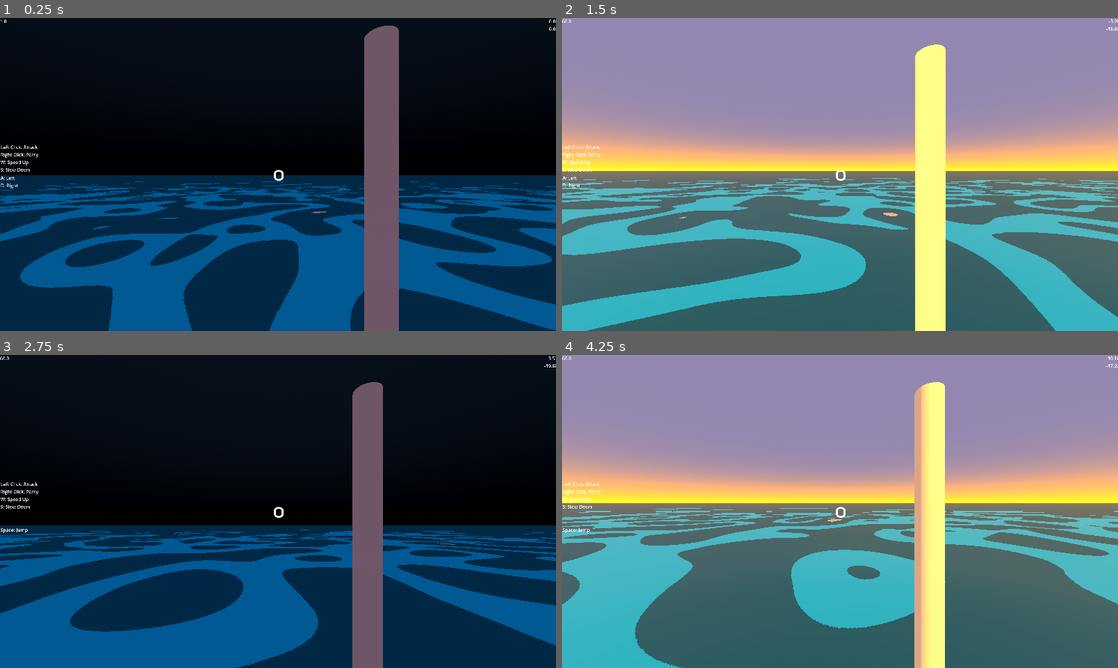
Above: before the commit, frames 1-4 (two rows, left to right).
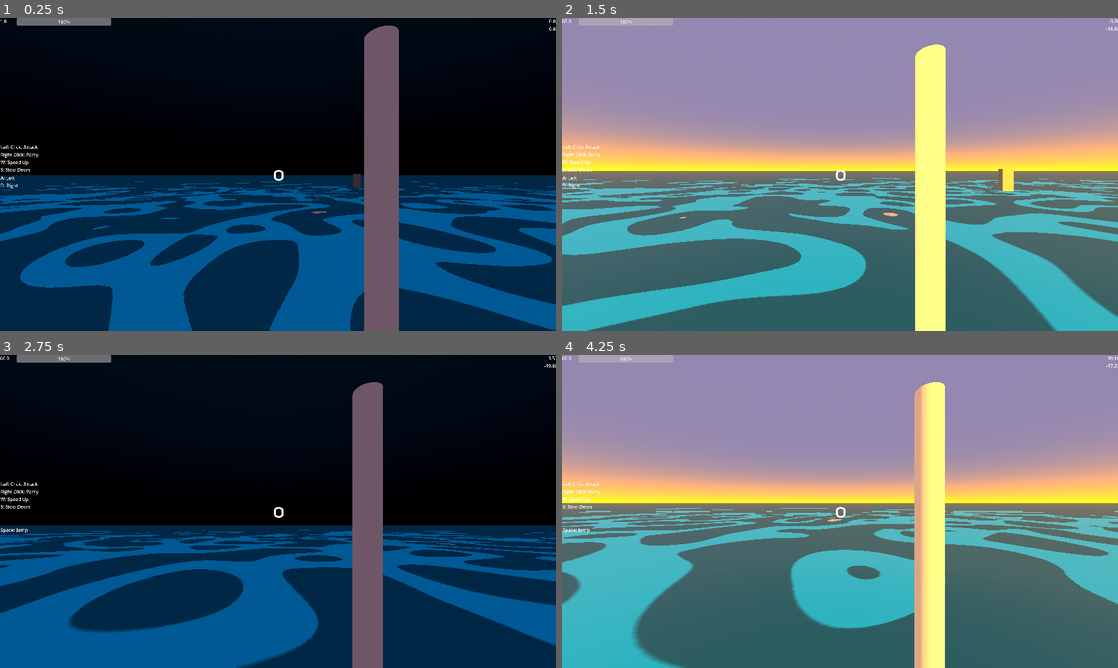
Above: after the commit, the same moments.

Repository: ImVakond/SurfBlade
Game: Godot game, scene res://main.tscn
Two runs of this game, one before a commit and one after it. Both use one fixed random seed, a clock stepped at 60 frames per second and the inputs below.
Inputs (mouse positions are in pixels of both pictures, inside the frame that each line leads up to):
- Up to frame 1 (0.25 s): no input
- Up to frame 2 (1.5 s): move the mouse to (867, 174) at 0.52 s; hold 1 (1) 0.53-1.28 s; hold W (forward) from 0.53 s (still down); tap Space (Jump) at 0.77 s; tap 2 (2) at 0.8, 1.35 s; move the mouse to (812, 174) at 1.27 s
- Up to frame 3 (2.75 s): keep holding W (forward); tap Space (Jump) at 1.52 s; tap 3 (3) at 1.55 s; move the mouse to (289, 505) at 2.02 s; hold 3 (3) from 2.03 s (still down); right-click (289, 505) at 2.3 s
- Up to frame 4 (4.25 s): keep holding W (forward); move the mouse to (834, 517) at 2.77 s; release 3 (3) at 2.78 s; right-click (834, 517) at 2.85 s; tap Space (Jump) at 3.02, 3.77 s; tap 1 (1) at 3.05 s; move the mouse to (878, 514) at 3.52 s; hold 1 (1) from 3.53 s (still down); tap 2 (2) at 3.8 s

The runs differ from the first frame. In frame 1, 0.5% of the frame differs, in the area x 3-65%, y 0-55%; in frame 2, 1.0%, in the area x 0-100%, y 0-100%; in frame 3, 0.8%; in frame 4, 1.0%.

Commit message:
Bugfixes

Diff:
--- /dev/null
+++ b/enemy_charger.tscn
@@ -0,0 +1,16 @@
+[gd_scene load_steps=3 format=3 uid="uid://ccp4ntv4o8pki"]
+
+[sub_resource type="BoxShape3D" id="BoxShape3D_bjn0k"]
+size = Vector3(1, 2.50763, 1)
+
+[sub_resource type="BoxMesh" id="BoxMesh_ivusl"]
+
+[node name="Enemy_charger" type="CharacterBody3D"]
+
+[node name="CollisionShape3D" type="CollisionShape3D" parent="."]
+transform = Transform3D(1, 0, 0, 0, 1, 0, 0, 0, 1, 0, 1.27493, 0)
+shape = SubResource("BoxShape3D_bjn0k")
+
+[node name="MeshInstance3D" type="MeshInstance3D" parent="."]
+transform = Transform3D(1, 0, 0, 0, 2.4497, 0, 0, 0, 1, 0, 1.29937, 0)
+mesh = SubResource("BoxMesh_ivusl")
--- a/enemy_manager.gd
+++ b/enemy_manager.gd
@@ -36,6 +36,7 @@
 	enemy.global_position = Vector3(0,-50,0)
 
 
-func _on_spawn_timeout():
+func _on_spawn_timeout() -> void:
+	#return
 	enemies[enemyptr % 49].start()
 	enemyptr += 1
--- a/harphish_bullet.tscn
+++ b/harphish_bullet.tscn
@@ -17,7 +17,7 @@
 shape = SubResource("BoxShape3D_lxvql")
 disabled = true
 
-[node name="HarphishBulletArea" type="Area3D" parent="."]
+[node name="HarphishBulletArea" type="Area3D" parent="." groups=["EnemyDamage"]]
 collision_layer = 3
 collision_mask = 3
 
--- a/hitbox.gd
+++ b/hitbox.gd
@@ -6,15 +6,14 @@
 @export var particles : GPUParticles3D
 
 @export var max_health = 5.0
-
-var enemy : bool = true
+@export var enemy : bool = true
 
 signal died
-
 var health = 1.0:
 	set(value):
 		health = value
-		healthbar.set_health(health,max_health)
+		if healthbar:
+			healthbar.set_health(health,max_health)
 		if health <= 0:
 			emit_signal("died")
 func _ready() -> void:
@@ -22,8 +21,10 @@
 	health = max_health
 
 func on_area_entered(area : Area3D) -> void:
-	if area.is_in_group("PlayerDamage"):
+	if area.is_in_group("PlayerDamage") and enemy:
 		health -= 1
 		if particles:
 			particles.restart()
 			particles.emitting = true
+	elif area.is_in_group("EnemyDamage") and not enemy:
+		health -= 1
--- a/hooked.gd
+++ b/hooked.gd
@@ -1,15 +1,22 @@
 extends State
 
 func update(_delta : float) -> void:
+	if !owner.active_hook:
+		change()
+		return
+	if abs(Vector3(owner.active_hook.global_position - owner.global_position).length()) < 5:
+		change()
+		return
 	owner.velocity = (owner.active_hook.global_position - owner.global_position).normalized() * 80
-	if abs(Vector3(owner.active_hook.global_position - owner.global_position).length()) < 5:
-		if owner.active_hook:
-			owner.active_hook.queue_free()
-		owner.active_hook = null
-		owner.velocity /= 2
-		switch("Onboard")
 
 func handle_input(event : InputEvent) -> void:
 	if event is InputEventMouseMotion:
 		owner.cameraholder.rotate_object_local(Vector3(1,0,0),-event.relative.y / 270)
 		owner.rotate_object_local(Vector3(0,1,0),-event.relative.x / 270)
+
+func change() -> void:
+	if owner.active_hook:
+		owner.active_hook.queue_free()
+	owner.active_hook = null
+	owner.velocity /= 2
+	switch("Onboard")
--- a/main.tscn
+++ b/main.tscn
@@ -6,6 +6,7 @@
 [ext_resource type="Script" uid="uid://cighyvs18l5tc" path="res://enviroment.gd" id="3_272bh"]
 [ext_resource type="Environment" uid="uid://drbxgywq0qt61" path="res://nightsky.tres" id="4_7mycd"]
 [ext_resource type="Script" uid="uid://imm8cpwki36x" path="res://enemy_manager.gd" id="6_7mycd"]
+[ext_resource type="PackedScene" uid="uid://ccp4ntv4o8pki" path="res://enemy_charger.tscn" id="6_272bh"]
 
 [sub_resource type="GDScript" id="GDScript_h2yge"]
 resource_name = "asd"
@@ -114,13 +115,16 @@
 sky_mode = 2
 
 [node name="TestWall" type="StaticBody3D" parent="Enviroment"]
-transform = Transform3D(0.720273, 0, 4.6516, 0, 18.0564, 0, -0.693691, 0, 4.82985, 0, 8.1737, 0)
+transform = Transform3D(0.720273, 0, 4.6516, 0, 18.0564, 0, -0.693691, 0, 4.82985, 0, -17.2478, 0)
 
 [node name="CollisionShape3D" type="CollisionShape3D" parent="Enviroment/TestWall"]
 shape = SubResource("BoxShape3D_7mycd")
 
 [node name="MeshInstance3D" type="MeshInstance3D" parent="Enviroment/TestWall"]
 mesh = SubResource("BoxMesh_272bh")
+
+[node name="Enemy_charger" parent="Enviroment" instance=ExtResource("6_272bh")]
+transform = Transform3D(1, 0, 0, 0, 1, 0, 0, 0, 1, 18.0056, 0, -40.4438)
 
 [node name="Camera3D" type="Camera3D" parent="."]
 transform = Transform3D(1, 0, 0, 0, 0.730162, 0.683274, 0, -0.683274, 0.730162, 0, 11.3468, 7.08274)
--- a/player.gd
+++ b/player.gd
@@ -4,6 +4,8 @@
 const ACCELARATION = 50
 const JUMP_VELOCITY = 8
 const SPEED = 20.0
+
+@export var FOV_effect : bool = false
 
 @onready var cameraholder := %CameraHolder
 @onready var attack_anim := %AttackAnim
@@ -26,8 +28,9 @@
 		targeted_area = targeter.get_collider()
 	else:
 		targeted_area = null
-	camera.fov = 70+velocity.length() / 2.0
-	#if velocity.length() > 20:
+	if FOV_effect:
+		camera.fov = clampf(70+velocity.length() / 2.0,70,140)
+		#if velocity.length() > 20:
 	#	cameraholder.position = Vector3(0,0.6,0.2) + Vector3(randf_range(-0.05,0.05),0,randf_range(-0.05,0.05))
 func _input(_event : InputEvent) -> void:
 	pass
--- a/player.tscn
+++ b/player.tscn
@@ -1,8 +1,9 @@
-[gd_scene load_steps=28 format=3 uid="uid://buok0w254t0wh"]
+[gd_scene load_steps=33 format=3 uid="uid://buok0w254t0wh"]
 
 [ext_resource type="Script" uid="uid://brssn1of78q8a" path="res://player.gd" id="1_4flbx"]
 [ext_resource type="Script" uid="uid://dudbeybe481tr" path="res://gravity.gd" id="2_onrkg"]
 [ext_resource type="Script" uid="uid://6bj42mo0apx7" path="res://weapon_state_machine.gd" id="2_sweqy"]
+[ext_resource type="PackedScene" uid="uid://fn4ue284pmgv" path="res://motion_blur/motion_blur.tscn" id="2_urp6f"]
 [ext_resource type="Script" uid="uid://b0wdhtbjsknqa" path="res://bat.gd" id="3_2hs0m"]
 [ext_resource type="Script" uid="uid://cbxtqhmhq4ogv" path="res://move_and_slide.gd" id="3_i3pqv"]
 [ext_resource type="Script" uid="uid://dwju4ladeygwc" path="res://hook.gd" id="4_2hs0m"]
@@ -11,10 +12,14 @@
 [ext_resource type="Script" uid="uid://bmr4ygcr503u1" path="res://onboardjump.gd" id="7_n7ghd"]
 [ext_resource type="Script" uid="uid://ds33y5k5nxgsx" path="res://hooked.gd" id="8_nvl01"]
 [ext_resource type="Script" uid="uid://brkrto575lmsh" path="res://controls.gd" id="9_b26j0"]
+[ext_resource type="Script" uid="uid://bb7oye8qve2pw" path="res://hitbox.gd" id="12_ivps1"]
 
 [sub_resource type="CapsuleMesh" id="CapsuleMesh_sh265"]
 
 [sub_resource type="CapsuleShape3D" id="CapsuleShape3D_4flbx"]
+
+[sub_resource type="PlaneMesh" id="PlaneMesh_urp6f"]
+size = Vector2(1000, 500)
 
 [sub_resource type="SphereShape3D" id="SphereShape3D_i3pqv"]
 radius = 2.02626
@@ -115,12 +120,29 @@
 	text = str(owner.velocity.x) + \"\\n\" + str(owner.velocity.z)
 "
 
+[sub_resource type="GDScript" id="GDScript_ivps1"]
+script/source = "extends ProgressBar
+
+
+@export var hitbox : Hitbox
+
+func _process(_delta : float) -> void:
+	value = hitbox.health
+	max_value = hitbox.max_health
+"
+
+[sub_resource type="CapsuleShape3D" id="CapsuleShape3D_urp6f"]
+radius = 0.416016
+height = 1.72461
+
 [node name="Player" type="CharacterBody3D"]
+transform = Transform3D(2.26895, 0, 0, 0, 1, 0, 0, 0, 1, 0, 0, 0)
 axis_lock_angular_x = true
 axis_lock_angular_y = true
 axis_lock_angular_z = true
 motion_mode = 1
 script = ExtResource("1_4flbx")
+FOV_effect = true
 
 [node name="MeshInstance3D" type="MeshInstance3D" parent="."]
 layers = 0
@@ -136,6 +158,10 @@
 unique_name_in_owner = true
 transform = Transform3D(1, 0, 0, 0, 1, 0, 0, 0, 1, 0, 0.560683, 0.172314)
 fov = 70.0
+
+[node name="motion_blur" parent="CameraHolder/Camera" instance=ExtResource("2_urp6f")]
+transform = Transform3D(1, 0, 0, 0, -4.37114e-08, -1, 0, 1, -4.37114e-08, 0, 0, -1.1477)
+mesh = SubResource("PlaneMesh_urp6f")
 
 [node name="AttackArea" type="Area3D" parent="CameraHolder" groups=["PlayerDamage"]]
 
@@ -254,10 +280,28 @@
 vertical_alignment = 1
 script = ExtResource("9_b26j0")
 
+[node name="HpBar" type="ProgressBar" parent="CanvasLayer" node_paths=PackedStringArray("hitbox")]
+offset_left = 58.0
+offset_right = 385.0
+offset_bottom = 27.0
+script = SubResource("GDScript_ivps1")
+hitbox = NodePath("../../Hitbox")
+
 [node name="Knockbackcd" type="Timer" parent="."]
 unique_name_in_owner = true
 wait_time = 0.1
 one_shot = true
+
+[node name="Hitbox" type="Area3D" parent="." node_paths=PackedStringArray("Collider")]
+script = ExtResource("12_ivps1")
+Collider = NodePath("CollisionShape3D")
+max_health = 100.0
+enemy = false
+metadata/_custom_type_script = "uid://bb7oye8qve2pw"
+
+[node name="CollisionShape3D" type="CollisionShape3D" parent="Hitbox"]
+transform = Transform3D(1, 0, 0, 0, 1, 0, 0, 0, 1, 0, 0, -0.0491906)
+shape = SubResource("CapsuleShape3D_urp6f")
 
 [connection signal="area_entered" from="CameraHolder/AttackArea" to="." method="_on_attack_area_area_entered"]
 [connection signal="switched" from="WeaponStateMachine" to="CameraHolder/Weapons" method="_on_weapon_state_machine_switched"]
--- a/project.godot
+++ b/project.godot
@@ -37,6 +37,7 @@
 
 PlayerDamage=""
 Shield=""
+EnemyDamage=""
 
 [input]
 
Not shown: 1 places in main.tscn that only renumber resources
